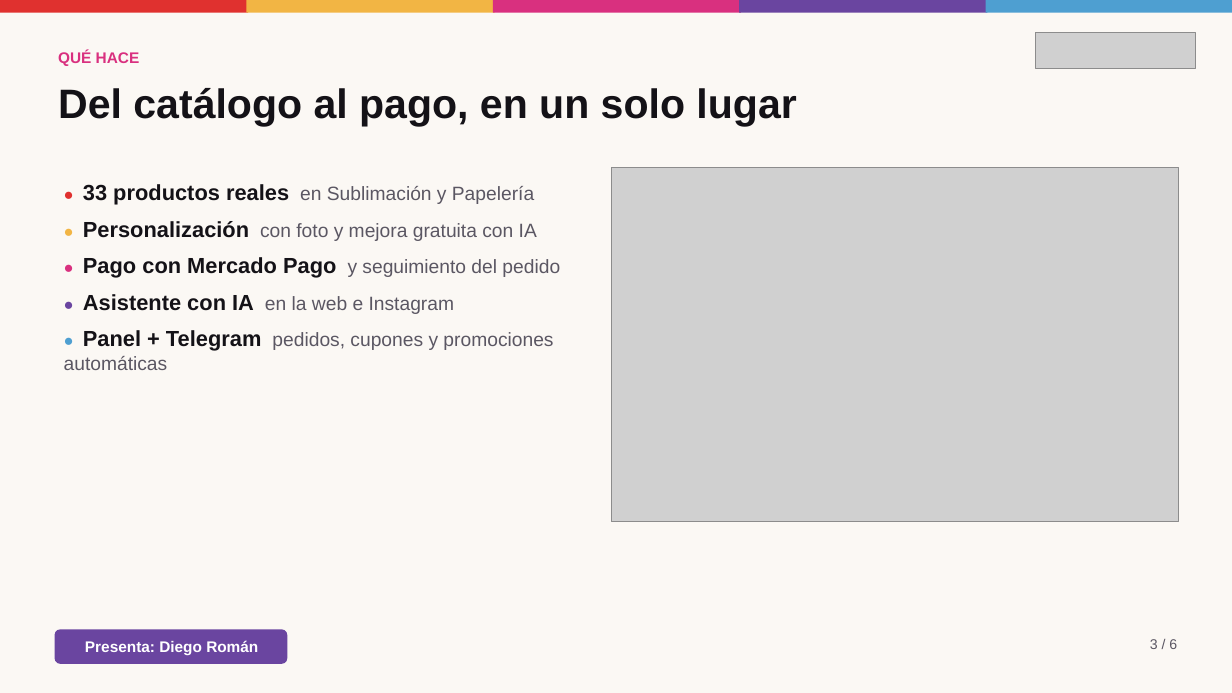
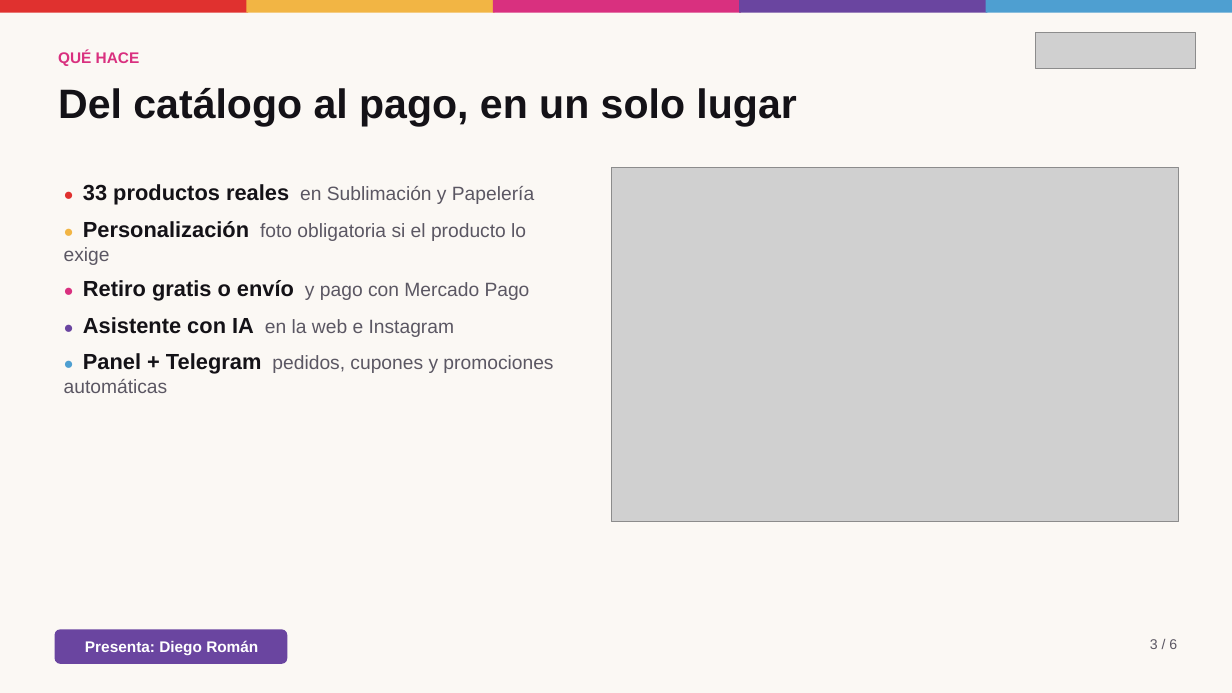
Before and after one commit to Gutixd/2026_2_MA_CAPSOTONE_003D_GRUPO_08, a slide deck: slide 3 of Fase 3/Evidencias Grupales/Presentacion Fase 3 - Minerva (2 min).pptx. Drawn at 1232x693 pixels with LibreOffice and Linux fonts; fonts in the diff are those of the drawing; grey boxes stand for pictures. Boxes give left, top, right and bottom in pixels: in the first picture for what was removed or moved away, otherwise in the second. Text is boxed around its words. In the diff, an @@ line names an element or a change of style, - is before the commit and + after.

```diff
--- a/Fase 3/Evidencias Grupales/Presentacion Fase 3 - Minerva (2 min).pptx
+++ b/Fase 3/Evidencias Grupales/Presentacion Fase 3 - Minerva (2 min).pptx
@@ text at bbox=[64, 221, 530, 301]: text changed @@
-● Personalización con foto y mejora gratuita con IA
-● Pago con Mercado Pago y seguimiento del pedido
+● Personalización foto obligatoria si el producto lo exige
+● Retiro gratis o envío y pago con Mercado Pago
```
Also in this commit, not shown: 2 other slides changed.
